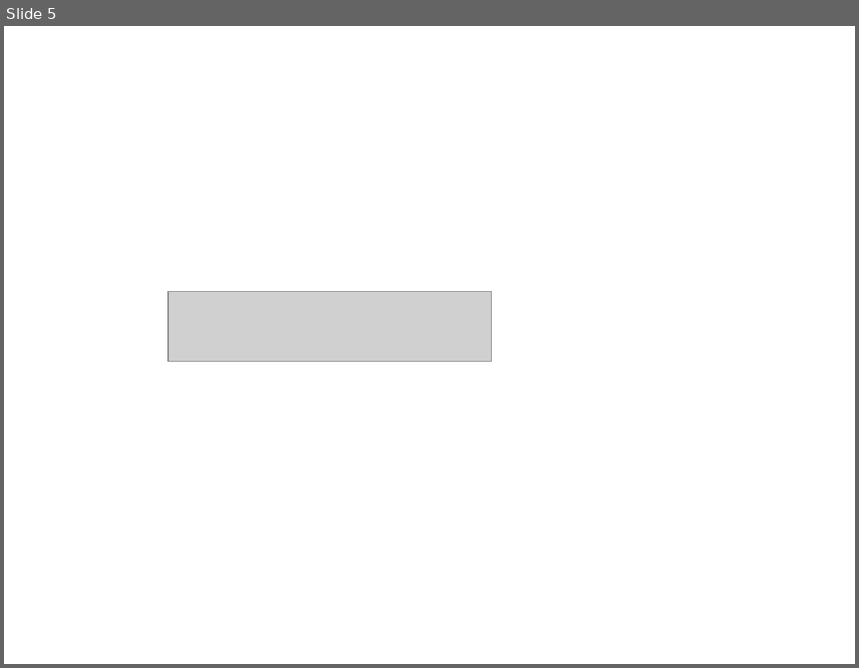
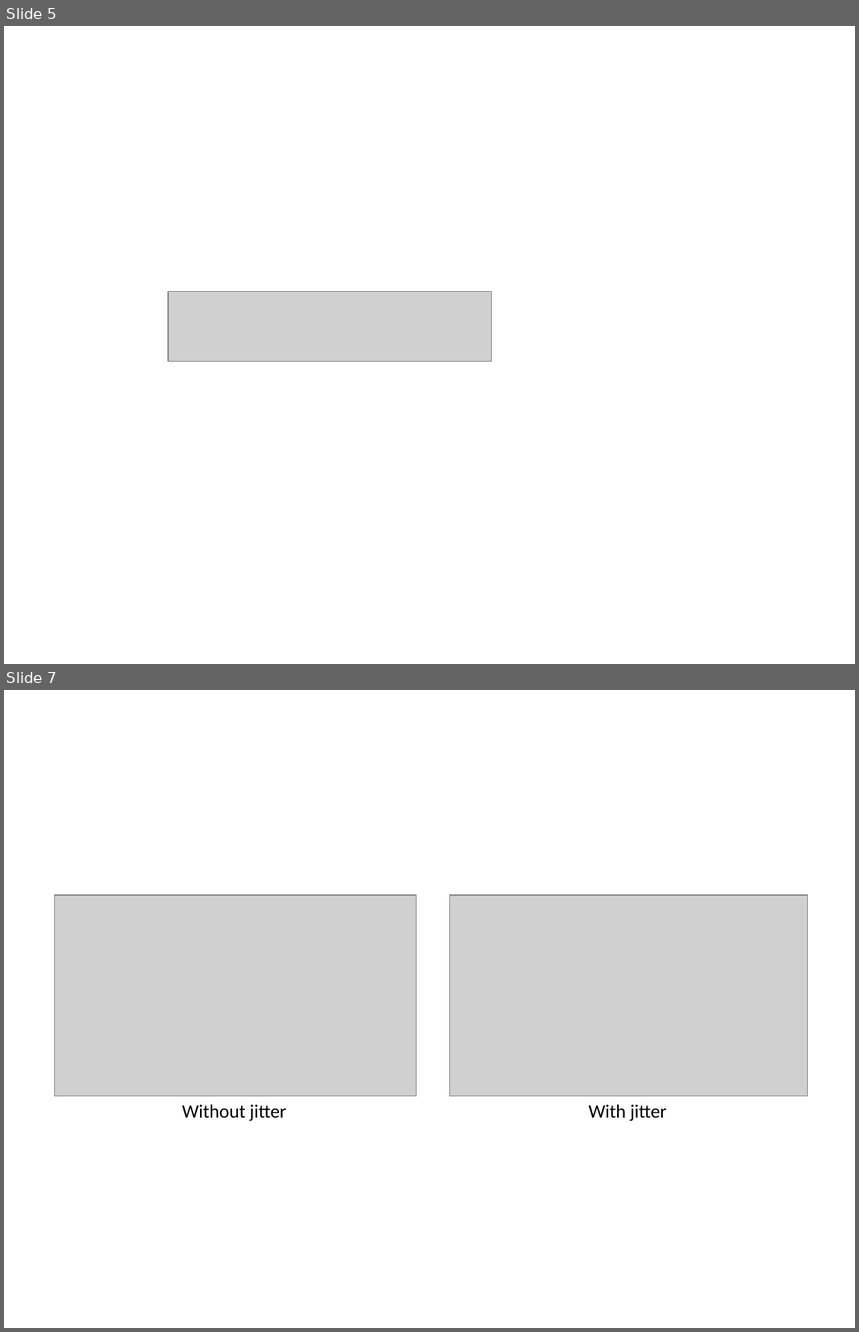
Before and after one commit to VisualExploreR/shinyDE, a slide deck: ShinyDEGraphics.pptx. Shown one above the other, each under a label of ours: slide 5 before the commit, slides 5 and 7 after it; the slides between them are not shown. The pictures are 859x668 and 859x1332 pixels, drawn with LibreOffice and Linux fonts; fonts in the diff are those of the drawing; grey boxes stand for pictures. Boxes give left, top, right and bottom in pixels: in the first picture for what was removed or moved away, otherwise in the second. Text is boxed around its words. In the diff, an @@ line names an element or a change of style, - is before the commit and + after.

```diff
--- a/ShinyDEGraphics.pptx
+++ b/ShinyDEGraphics.pptx
@@ slide 7 added at [4, 690, 855, 1328], background #FFFFFF @@
@@ picture added at [55, 895, 417, 1096] @@
@@ picture added at [450, 895, 808, 1096] @@
@@ text added at [182, 1104, 286, 1122], 16 pt, text #000000 @@
+Without jitter
@@ text added at [588, 1104, 667, 1122], 16 pt, text #000000 @@
+With jitter
```
Also in this commit, not shown: 6 other slides added, 11 other files.
